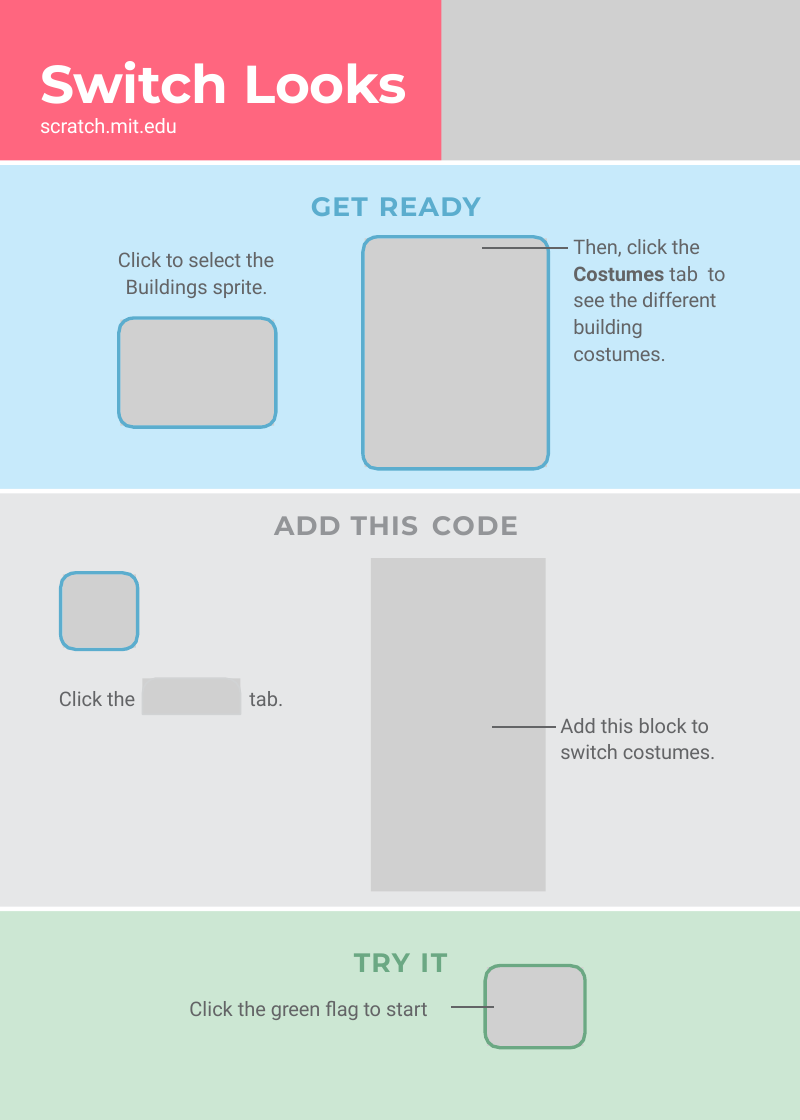
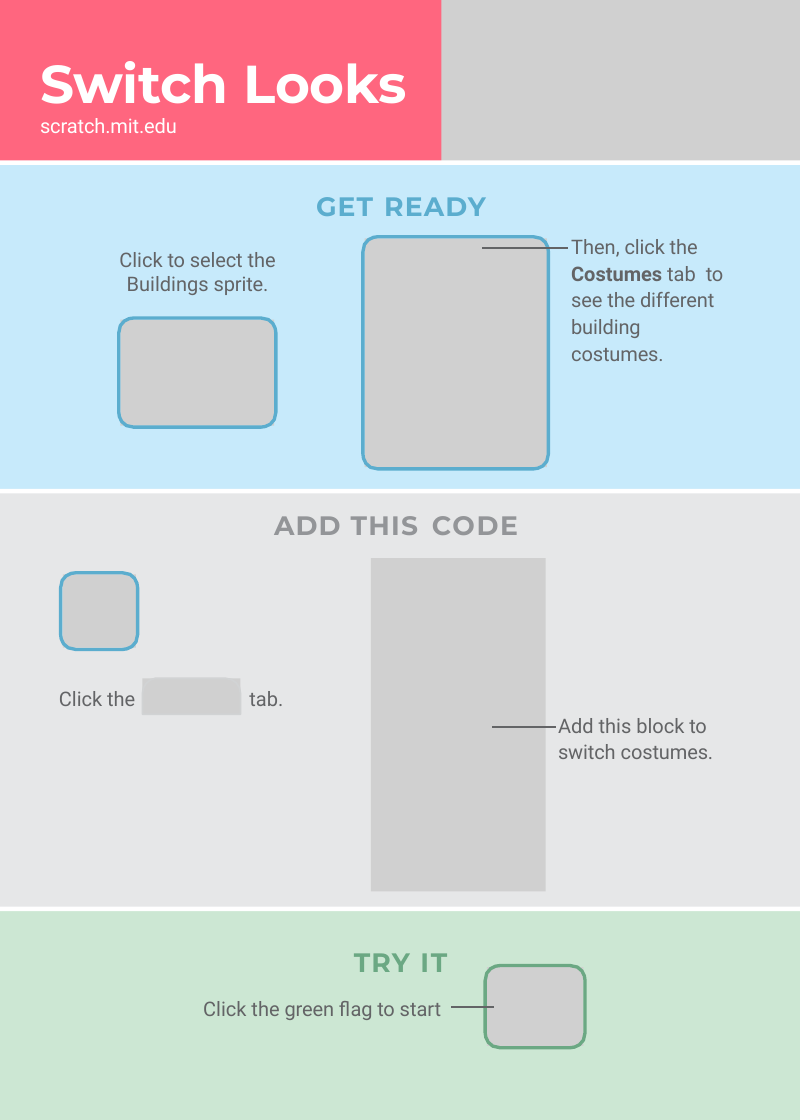
Before and after one commit to hansdejongehv/Scratch-Cards-Temp, a slide deck: slide 8 of English Scratch Cards easier to translate/fly-cards.pptx. Drawn at 800x1120 pixels with LibreOffice and Linux fonts; fonts in the diff are those of the drawing; grey boxes stand for pictures. Boxes give left, top, right and bottom in pixels: in the first picture for what was removed or moved away, otherwise in the second. Text is boxed around its words. In the diff, an @@ line names an element or a change of style, - is before the commit and + after.

```diff
--- a/English Scratch Cards easier to translate/fly-cards.pptx
+++ b/English Scratch Cards easier to translate/fly-cards.pptx
@@ text "GET READY" at box(316, 197, 486, 216): alignment left to centre @@
@@ text "Then, click the Costumes tab ..." at box(571, 239, 723, 361): indent changed @@
@@ text at box(119, 252, 276, 295): text changed @@
-Click to select the
-Buildings sprite.
+Click to select the Buildings sprite.
@@ text "Add this block to switch ..." at box(558, 718, 714, 759): indent changed @@
@@ text "Click the green flag to ...": place and size @@
-text "Click the green flag to ..." at box(189, 1001, 428, 1020)
+text "Click the green flag to ..." at box(203, 1001, 442, 1020)
@@ text "Click the green flag to ..." at box(203, 1001, 442, 1020): alignment left to right @@
```
Also in this commit, not shown: 15 other slides changed, 1 other file.
